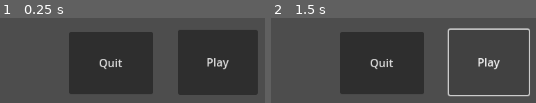
Above: before the commit, frames 1-2 (left to right).
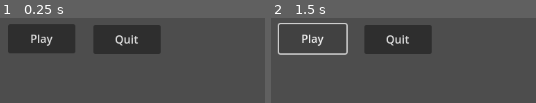
Above: after the commit, the same moments.

Repository: TalJa1/godot-test
Game: Godot game, scene res://screens/main.tscn
Same seed, same stepped clock (60 frames per second), same inputs: the game is played once before the commit and once after it. Before the commit the project starts from res://screens/games.tscn.
Inputs:
- Up to frame 1 (0.25 s): no input
- Up to frame 2 (1.5 s): click "Play" at 0.5 s; click "Play" at 1.25 s

The runs differ from the first frame. In frame 1, 50% of the frame differs, in the area x 3-98%, y 7-91%; in frame 2, 24%.

Commit message:
Update main scene and button functionality for play and quit actions

Diff:
--- a/project.godot
+++ b/project.godot
@@ -11,7 +11,7 @@
 [application]
 
 config/name="proj1"
-run/main_scene="uid://cd7pxamls2c0"
+run/main_scene="uid://b25jhnoyyrqje"
 config/features=PackedStringArray("4.4", "GL Compatibility")
 config/icon="res://icon.svg"
 
--- /dev/null
+++ b/screens/main.tscn
@@ -0,0 +1,22 @@
+[gd_scene load_steps=2 format=3 uid="uid://b25jhnoyyrqje"]
+
+[ext_resource type="Script" uid="uid://cg7l6aqldx5h7" path="res://scripts/main.gd" id="1_wtj3h"]
+
+[node name="Main" type="Node2D"]
+script = ExtResource("1_wtj3h")
+
+[node name="play_btn" type="Button" parent="."]
+offset_left = 16.0
+offset_top = 9.0
+offset_right = 113.0
+offset_bottom = 51.0
+text = "Play"
+
+[node name="quit_btn" type="Button" parent="."]
+offset_left = 139.0
+offset_top = 10.0
+offset_right = 236.0
+offset_bottom = 52.0
+text = "Quit"
+
+[connection signal="pressed" from="quit_btn" to="." method="_on_quit_btn_pressed"]
--- a/scripts/main.gd
+++ b/scripts/main.gd
@@ -1,9 +1,5 @@
 extends Node
 
 
-func _on_play_btn_pressed() -> void:
-	pass
-
-
-func _on_quit_btn_2_pressed() -> void:
+func _on_quit_btn_pressed() -> void:
 	get_tree().quit()
Not shown: 1 places in screens/games.tscn that only renumber resources
